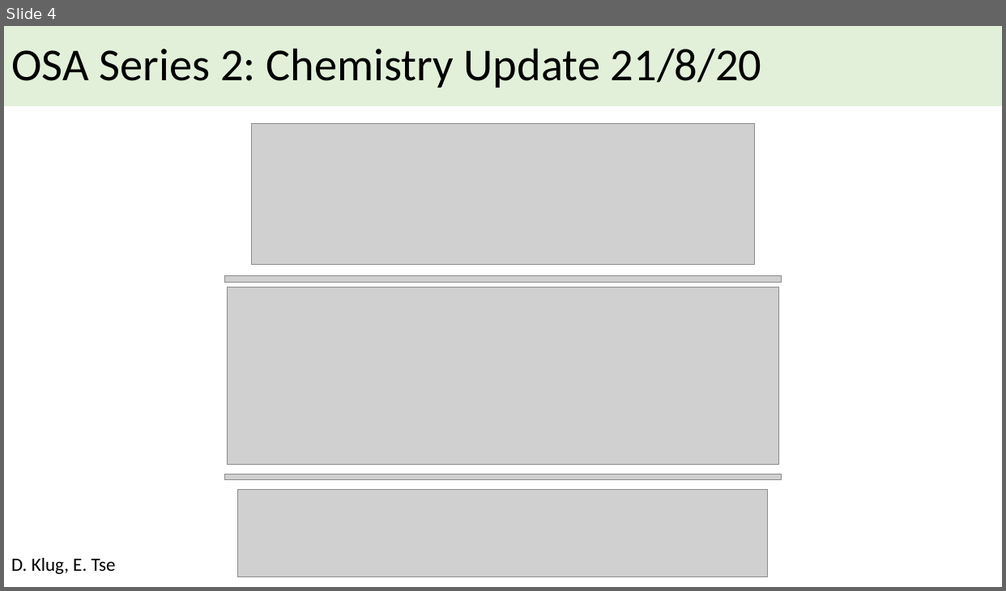
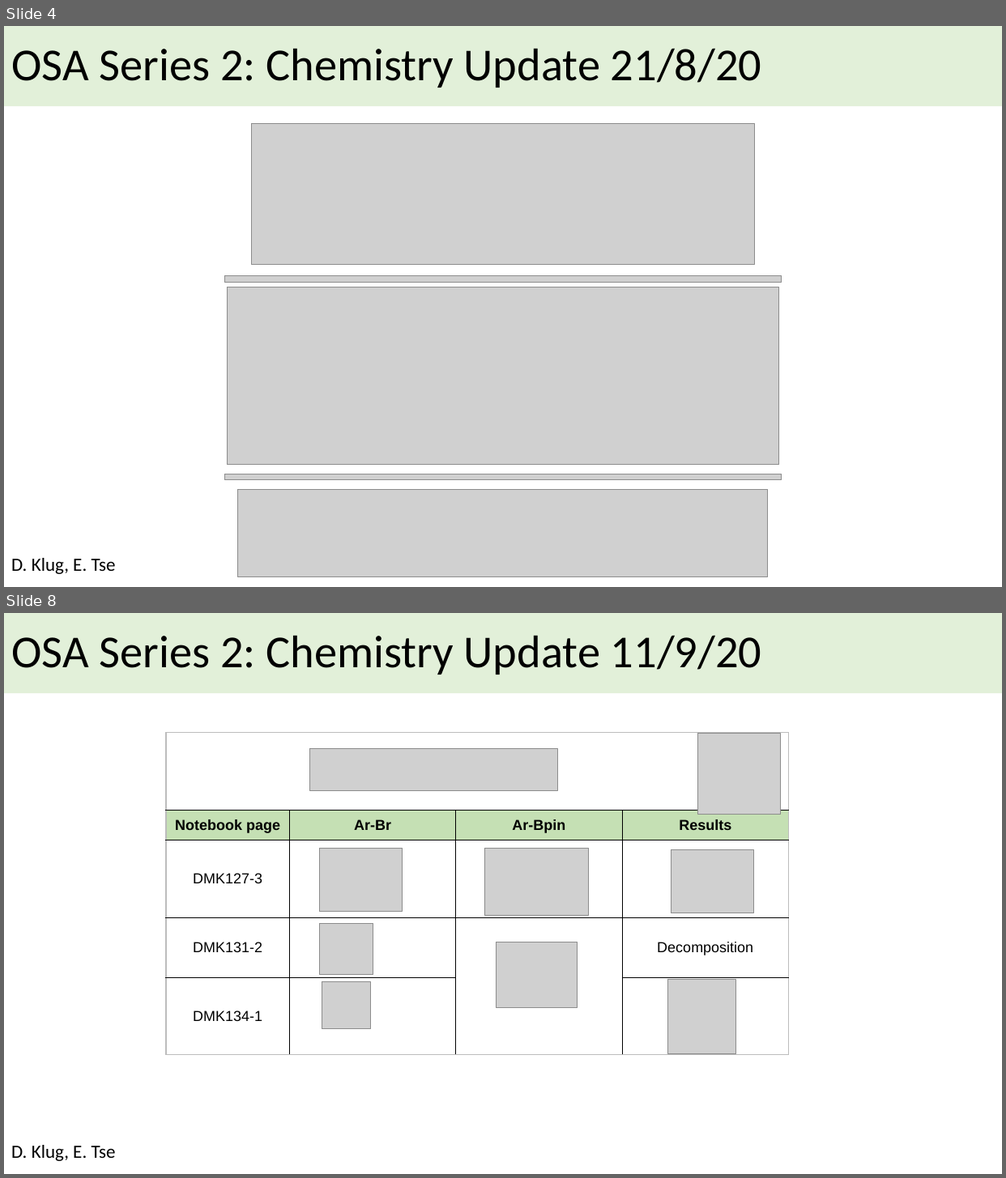
Before and after one commit to opensourceantibiotics/Series-2-Diarylimidazoles, a slide deck: Synthetic Chemistry/OSA Synth Update.pptx. Shown one above the other, each under a label of ours: slide 4 before the commit, slides 4 and 8 after it; the slides between them are not shown. The pictures are 1006x591 and 1006x1178 pixels, drawn with LibreOffice and Linux fonts; fonts in the diff are those of the drawing; grey boxes stand for pictures. Boxes give left, top, right and bottom in pixels: in the first picture for what was removed or moved away, otherwise in the second. Text is boxed around its words. In the diff, an @@ line names an element or a change of style, - is before the commit and + after.

```diff
--- a/Synthetic Chemistry/OSA Synth Update.pptx
+++ b/Synthetic Chemistry/OSA Synth Update.pptx
@@ slide 8 added at [4, 613, 1002, 1174], background #FFFFFF @@
@@ title added at [4, 613, 1002, 693], fill #E2F0D9, 44 pt, text #000000 @@
+OSA Series 2: Chemistry Update 11/9/20
@@ table added at [166, 733, 788, 1055], 5 rows, 4 columns @@
+ |  |  | 
+Notebook page | Ar-Br | Ar-Bpin | Results
+DMK127-3 |  |  | 
+DMK131-2 |  |  | Decomposition
+DMK134-1 |  |  | 
@@ picture added at [698, 733, 780, 814] @@
@@ picture added at [310, 748, 558, 790] @@
@@ picture added at [319, 848, 403, 912] @@
@@ picture added at [484, 848, 589, 915] @@
@@ picture added at [671, 850, 754, 914] @@
@@ picture added at [319, 924, 373, 975] @@
@@ picture added at [496, 943, 577, 1008] @@
@@ picture added at [322, 982, 371, 1029] @@
@@ picture added at [668, 980, 736, 1054] @@
@@ text added at [11, 1145, 116, 1161], 18 pt, text #000000 @@
+D. Klug, E. Tse
```
Also in this commit, not shown: 8 other slides added.
